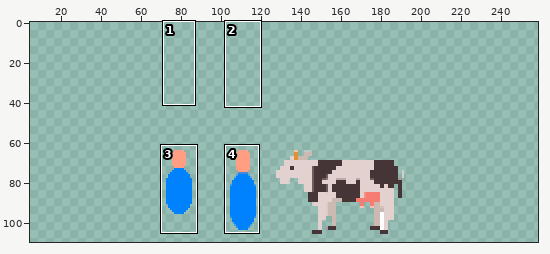
Sprite sheet: sprites/tilesheets/entities.png. The first picture is a wide view before the edit; the outline marks the close-up.
Close-up. Earlier state:
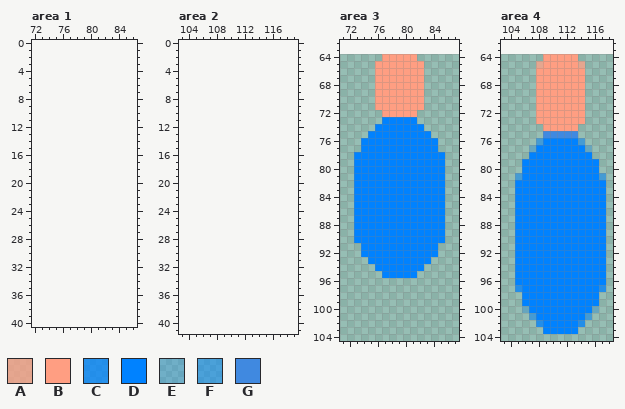
The file is 128x128 pixels. Pixels under 10% opacity are left out. Colours within 5 levels of each other are drawn and written as one. Shown: area 1: x 72..86, y 0..40; area 2: x 103..119, y 0..41; area 3: x 71..87, y 62..104; area 4: x 103..118, y 62..104. The old version is drawn lined up with the new one, on the new canvas. The wide view leaves out empty margins. The commit also changed other parts of the picture, which this record leaves out.
Palette (. is transparent): A #ff9e82bf  B #ff9e82  C #0082ffbf  D #0082ff  E #0083ff40  F #0083ff7f  G #4089e0
Pixels before, area 3, first column x 73:
64 ....BBBBB....
65 ...BBBBBBB...
66 ...BBBBBBB...
67 ...BBBBBBB...
68 ...BBBBBBB...
69 ...BBBBBBB...
70 ...BBBBBBB...
71 ...BBBBBBB...
72 ....BBBBB....
73 ....DDDDD....
74 ...DDDDDDD...
75 ..DDDDDDDDD..
76 .DDDDDDDDDDD.
77 .DDDDDDDDDDD.
78 DDDDDDDDDDDDD
79 DDDDDDDDDDDDD
80 DDDDDDDDDDDDD
81 DDDDDDDDDDDDD
82 DDDDDDDDDDDDD
83 DDDDDDDDDDDDD
84 DDDDDDDDDDDDD
85 DDDDDDDDDDDDD
86 DDDDDDDDDDDDD
87 DDDDDDDDDDDDD
88 DDDDDDDDDDDDD
89 DDDDDDDDDDDDD
90 DDDDDDDDDDDDD
91 .DDDDDDDDDDD.
92 .DDDDDDDDDDD.
93 ..DDDDDDDDD..
94 ...DDDDDDD...
95 ....DDDDD....
Pixels before, area 4, first column x 105:
 64 ....BBBBB....
 65 ...ABBBBBA...
 66 ...BBBBBBB...
 67 ...BBBBBBB...
 68 ...BBBBBBB...
 69 ...BBBBBBB...
 70 ...BBBBBBB...
 71 ...BBBBBBB...
 72 ...BBBBBBB...
 73 ...BBBBBBB...
 74 ....BBBBB....
 75 ....GGGGG....
 76 ...FDDDDDF...
 77 ..EDDDDDDDE..
 78 ..DDDDDDDDD..
 79 .DDDDDDDDDDD.
 80 .DDDDDDDDDDD.
 81 FDDDDDDDDDDDF
 82 DDDDDDDDDDDDD
 83 DDDDDDDDDDDDD
 84 DDDDDDDDDDDDD
 85 DDDDDDDDDDDDD
 86 DDDDDDDDDDDDD
 87 DDDDDDDDDDDDD
 88 DDDDDDDDDDDDD
 89 DDDDDDDDDDDDD
 90 DDDDDDDDDDDDD
 91 DDDDDDDDDDDDD
 92 DDDDDDDDDDDDD
 93 DDDDDDDDDDDDD
 94 DDDDDDDDDDDDD
 95 DDDDDDDDDDDDD
 96 DDDDDDDDDDDDD
 97 CDDDDDDDDDDDC
 98 .DDDDDDDDDDD.
 99 .DDDDDDDDDDD.
100 .EDDDDDDDDDE.
101 ..FDDDDDDDF..
102 ...CDDDDDC...
103 ....DDDDD....
After the commit:
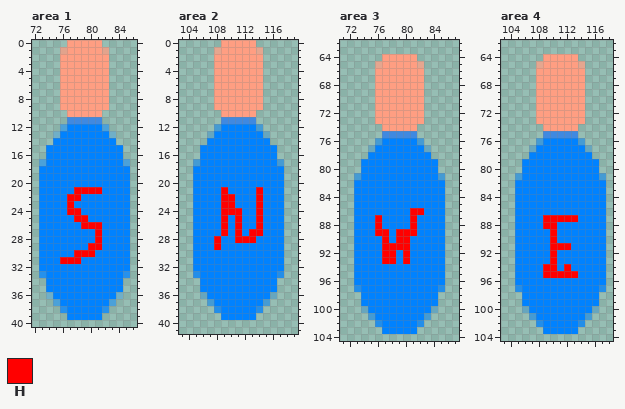
Colours new in this view: H #ff0000
What changed:
canvas 128x128 -> 512x512, the old top-left corner now at 64,64
Changed rows in their new state; - is an unchanged pixel.
Area 1:
first column x 73:
 0 ----BBBBB----
 1 ---ABBBBBA---
 2 ---BBBBBBB---
 3 ---BBBBBBB---
 4 ---BBBBBBB---
 5 ---BBBBBBB---
 6 ---BBBBBBB---
 7 ---BBBBBBB---
 8 ---BBBBBBB---
 9 ---BBBBBBB---
10 ----BBBBB----
11 ----GGGGG----
12 ---FDDDDDF---
13 --EDDDDDDDE--
14 --DDDDDDDDD--
15 -DDDDDDDDDDD-
16 -DDDDDDDDDDD-
17 FDDDDDDDDDDDF
18 DDDDDDDDDDDDD
19 DDDDDDDDDDDDD
20 DDDDDDDDDDDDD
21 DDDDDHHHHDDDD
22 DDDDHHDDDDDDD
23 DDDDHDDDDDDDD
24 DDDDHHDDDDDDD
25 DDDDDHHDDDDDD
26 DDDDDDHHHDDDD
27 DDDDDDDDHDDDD
28 DDDDDDDDHDDDD
29 DDDDDDDHHDDDD
30 DDDDDHHHDDDDD
31 DDDHHHDDDDDDD
32 DDDDDDDDDDDDD
33 CDDDDDDDDDDDC
34 -DDDDDDDDDDD-
35 -DDDDDDDDDDD-
36 -EDDDDDDDDDE-
37 --FDDDDDDDF--
38 ---CDDDDDC---
39 ----DDDDD----
Area 2:
first column x 105:
 0 ----BBBBB----
 1 ---ABBBBBA---
 2 ---BBBBBBB---
 3 ---BBBBBBB---
 4 ---BBBBBBB---
 5 ---BBBBBBB---
 6 ---BBBBBBB---
 7 ---BBBBBBB---
 8 ---BBBBBBB---
 9 ---BBBBBBB---
10 ----BBBBB----
11 ----GGGGG----
12 ---FDDDDDF---
13 --EDDDDDDDE--
14 --DDDDDDDDD--
15 -DDDDDDDDDDD-
16 -DDDDDDDDDDD-
17 FDDDDDDDDDDDF
18 DDDDDDDDDDDDD
19 DDDDDDDDDDDDD
20 DDDDDDDDDDDDD
21 DDDDHDDDDHDDD
22 DDDDHHDDDHDDD
23 DDDDHHDDDHDDD
24 DDDDHHHDDHDDD
25 DDDDHDHDDHDDD
26 DDDDHDHDDHDDD
27 DDDDHDHDHHDDD
28 DDDHDDHHHDDDD
29 DDDHDDDDDDDDD
30 DDDDDDDDDDDDD
31 DDDDDDDDDDDDD
32 DDDDDDDDDDDDD
33 CDDDDDDDDDDDC
34 -DDDDDDDDDDD-
35 -DDDDDDDDDDD-
36 -EDDDDDDDDDE-
37 --FDDDDDDDF--
38 ---CDDDDDC---
39 ----DDDDD----
Area 3:
first column x 76:
 65 A-----A
first column x 73:
 72 ---B-----B---
 73 ---BBBBBBB---
 74 ---.BBBBB.---
 75 --..GGGGG..--
 76 -..F-----F..-
 77 -.E-------E.-
 78 ..---------..
 79 .-----------.
 80 .-----------.
 81 F-----------F
first column x 73:
 86 --------HH---
 87 ---H----H----
 88 ---H----H----
 89 ---HH-HHH----
 90 ----H-HH-----
 91 D---HHHH----D
 92 D---HH-H----D
 93 DD--HH-H---DD
 94 DDD-------DDD
 95 DDDD-----DDDD
 96 DDDDDDDDDDDDD
 97 CDDDDDDDDDDDC
 98 -DDDDDDDDDDD-
 99 -DDDDDDDDDDD-
100 -EDDDDDDDDDE-
101 --FDDDDDDDF--
102 ---CDDDDDC---
103 ----DDDDD----
Area 4:
first column x 109:
 87 HHHHH
 88 HH---
 89 -H---
 90 -H---
 91 -HHH-
 92 -H---
 93 -H---
 94 HH-H-
 95 HHHHH
Where, in picture pixels (left, top, right, bottom), the same in both close-ups:
added: (39, 40, 130, 320)
added: (193, 40, 284, 320)
changed: (375, 61, 382, 68)
changed: (417, 61, 424, 68)
changed: (354, 110, 445, 180)
changed: (354, 208, 445, 334)
changed: (543, 215, 578, 278)
